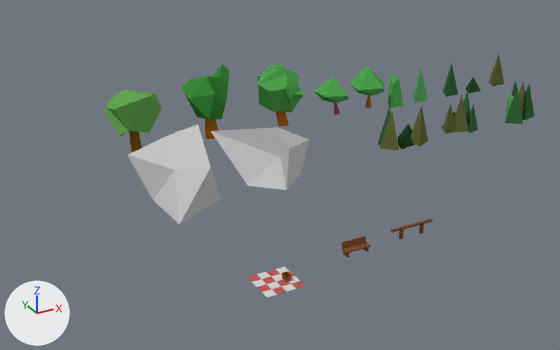
Before and after pictures for a commit that changed the Blender file Assets/CityGeneration/Tiles/TileObjects.blend.
The view is the same before and after, from a camera (50 mm lens) standing at (-7.95, -10.25, 3.95) and looking at (-3.41, -2.01, -0.17). Every picture has the same lights, and +X, +Y and +Z are marked at lower left. The same objects are shown in both versions, whatever each file hides.

Objects in the first picture: 'DarkFirGroup', 'DarkFirGroup.001', 'DarkFirGroup.002', 'LeafyTree', 'LeafyTree.001', 'LeafyTree.002', 'LeafyTree.003', 'LeafyTree.004', 'Picknick', 'Rock', 'Rock.001', 'TreeFir.001'.
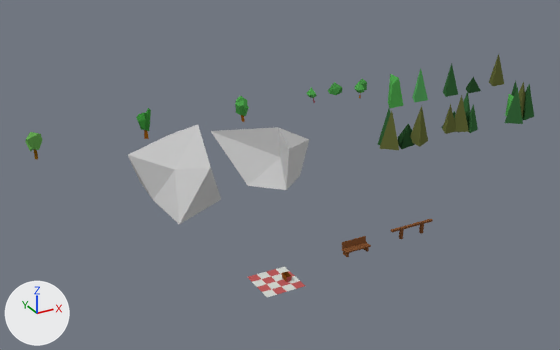
Where the newer file only moved an object's origin or applied its transform, the numbers keep the older frame.

What differs and where, as boxes [x1, y1, x2, y2] in the pictures (560 x 350 px):
'LeafyTree.004', mesh rescaled (69% narrower, 54% shorter)
    before: [104, 90, 162, 152]
    after: [25, 132, 42, 160]
'LeafyTree.003', mesh rescaled (67% narrower, 58% shorter)
    before: [181, 64, 229, 139]
    after: [136, 108, 151, 139]
'LeafyTree.002', mesh rescaled
    before: [257, 63, 303, 127]
    after: [235, 96, 249, 122]
'LeafyTree', mesh rescaled
    before: [350, 67, 384, 108]
    after: [354, 82, 364, 98]
'LeafyTree.001', reshaped
    before: [314, 77, 349, 115]
    after: [306, 87, 317, 103]

The change, as a diff of the scene's bpy script:
```diff
--- a/Assets/CityGeneration/Tiles/TileObjects.blend.py
+++ b/Assets/CityGeneration/Tiles/TileObjects.blend.py
@@ me_leafytree_004 @@
 me_leafytree_004.from_pydata(...)  # 28 vertices, 35 faces; spans x -1.36..1.11, y -0.82..2.09, z -0.65..1.55
 # used by ob_leafytree_004; location = (-4.917, -0.768, 0.26); scale = (0.279, 0.279, 0.403)
+# me_leafytree_004 part 1: the whole mesh is scaled about its middle by (0.279, 0.279, 0.403), then moved by (-4.83, -1.23, -0.01)
 me_leafytree_004.materials.append(mat_leaf_003)
@@ me_leafytree_003 @@
 me_leafytree_003.from_pydata(...)  # 26 vertices, 35 faces; spans x -1.41..1.19, y -0.74..1.15, z -0.66..1.88
 # used by ob_leafytree_003; location = (-3.795, -0.768, 0.26); scale = (0.279, 0.279, 0.403)
+# me_leafytree_003 part 2: the whole mesh is scaled about its middle by (0.279, 0.279, 0.403), then moved by (-3.71, -0.92, -0.11)
 me_leafytree_003.materials.append(mat_leaf_002)
@@ me_leafytree_002 @@
 me_leafytree_002.from_pydata(...)  # 37 vertices, 44 faces; spans x -1.54..1.09, y -0.91..1.5, z -0.65..1.66
 # used by ob_leafytree_002; location = (-2.69, -0.768, 0.26); scale = (0.279, 0.279, 0.403)
+# me_leafytree_002 part 3: the whole mesh is scaled about its middle by (0.279, 0.279, 0.403), then moved by (-2.53, -0.98, -0.04)
 me_leafytree_002.materials.append(mat_leaf)
@@ me_leafytree_001 @@
 # used by ob_leafytree_001; location = (-1.813, -0.795, 0.412); rotation_euler = (0.0, -0.116, 0.0), in degrees (0, -6.6, 0); scale = (0.279, 0.279, 0.403)
-me_leafytree_001.from_pydata(...)  # 16 vertices, 24 faces; spans x -0.88..0.68, y -0.89..1.1, z -0.98..0.54
+me_leafytree_001.from_pydata(...)  # 16 vertices, 24 faces; spans x -2.06..-1.61, y -1.04..-0.49, z 0.02..0.63
+# me_leafytree_001 part 4: 16 of 16 vertices moved; they spanned x -0.88..0.68, y -0.89..1.1, z -0.98..0.54 and now span x -2.06..-1.61, y -1.04..-0.49, z 0.02..0.63; mean shift (-1.8, -0.86, 0.6); largest move (0.68, 0.56, -0.39) -> (-1.61, -0.64, 0.28)
 me_leafytree_001.materials.append(mat_branch_001)
@@ me_leafytree @@
 me_leafytree.from_pydata(...)  # 16 vertices, 24 faces; spans x -1.09..1.03, y -0.89..1.1, z -0.65..0.95
 # used by ob_leafytree; location = (-1.167, -0.795, 0.291); scale = (0.279, 0.279, 0.403)
+# me_leafytree part 5: the whole mesh is scaled about its middle by (0.279, 0.279, 0.403), then moved by (-1.15, -0.87, 0.2)
 me_leafytree.materials.append(mat_leaf)
```
